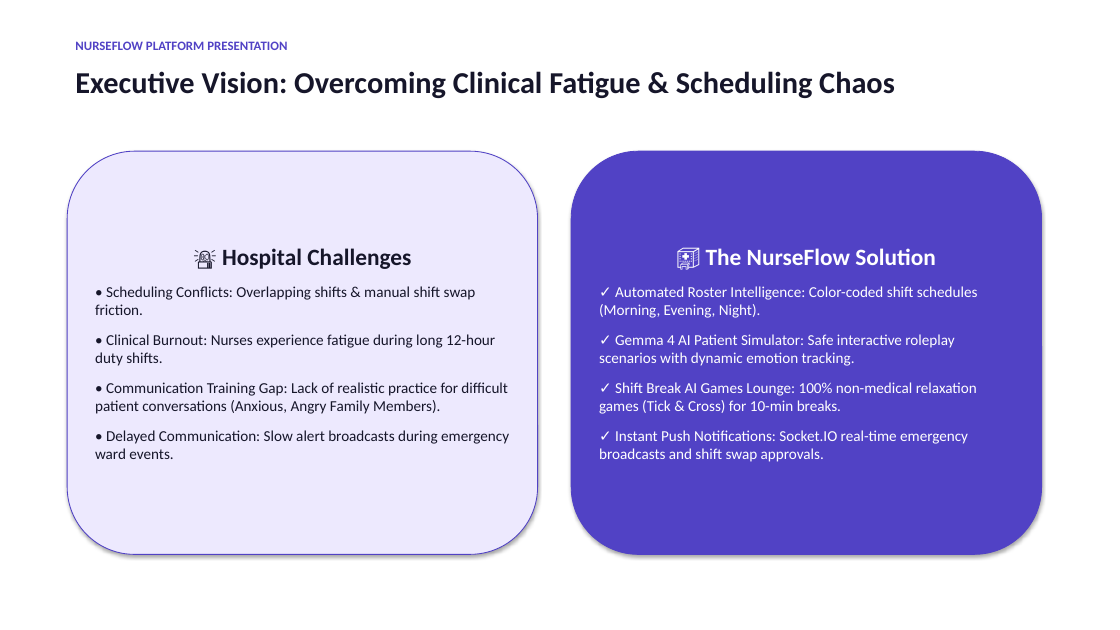
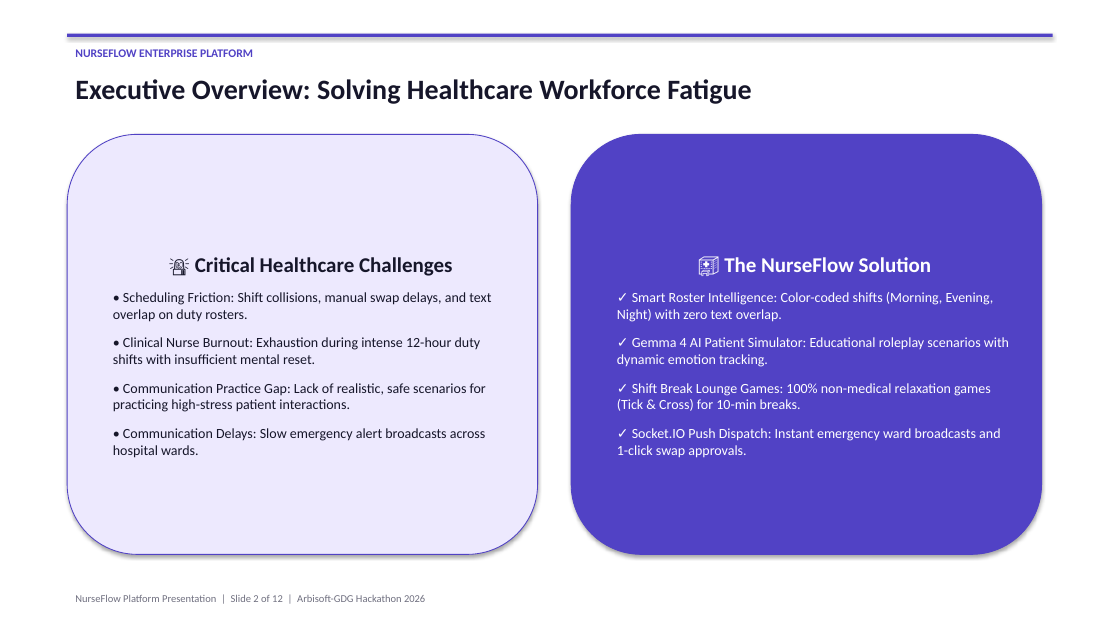
Before and after one commit to Sagheer1122/Arbisoft-GDG-Hackathon, a slide deck: slide 2 of NurseFlow_Project_Presentation.pptx. Drawn at 1120x630 pixels with LibreOffice and Linux fonts; fonts in the diff are those of the drawing. Boxes give left, top, right and bottom in pixels: in the first picture for what was removed or moved away, otherwise in the second. Text is boxed around its words. In the diff, an @@ line names an element or a change of style, - is before the commit and + after.

Commit message:
Update PowerPoint presentation with ultra-professional 12-slide layout

```diff
--- a/NurseFlow_Project_Presentation.pptx
+++ b/NurseFlow_Project_Presentation.pptx
@@ rectangle added at (x1=67, y1=34, x2=1053, y2=37), fill #5142C5 @@
@@ text at (x1=75, y1=49, x2=253, y2=57): text changed; size 11 to 10 pt @@
-NURSEFLOW PLATFORM PRESENTATION
+NURSEFLOW ENTERPRISE PLATFORM
@@ text at (x1=75, y1=79, x2=751, y2=104): text changed; size 26 to 24 pt @@
-Executive Vision: Overcoming Clinical Fatigue & Scheduling Chaos
+Executive Overview: Solving Healthcare Workforce Fatigue
@@ rounded rectangle "🚨 Critical Healthcare Challenges" resized from (x1=67, y1=151, x2=538, y2=555) to (x1=67, y1=134, x2=538, y2=555) @@
@@ rounded rectangle "🏥 The NurseFlow Solution" resized from (x1=571, y1=151, x2=1042, y2=555) to (x1=571, y1=134, x2=1042, y2=555) @@
@@ text in rounded rectangle at (x1=113, y1=257, x2=491, y2=458): text changed; size 13 to 12 pt @@
-🚨 Hospital Challenges
-• Scheduling Conflicts: Overlapping shifts & manual shift swap friction.
-• Clinical Burnout: Nurses experience fatigue during long 12-hour duty shifts.
-• Communication Training Gap: Lack of realistic practice for difficult patient conversations (Anxious, Angry Family Members).
-• Delayed Communication: Slow alert broadcasts during emergency ward events.
+🚨 Critical Healthcare Challenges
+• Scheduling Friction: Shift collisions, manual swap delays, and text overlap on duty rosters.
+• Clinical Nurse Burnout: Exhaustion during intense 12-hour duty shifts with insufficient mental reset.
+• Communication Practice Gap: Lack of realistic, safe scenarios for practicing high-stress patient interactions.
+• Communication Delays: Slow emergency alert broadcasts across hospital wards.
@@ text in rounded rectangle at (x1=724, y1=257, x2=931, y2=272): size 20 to 18 pt in "🏥 The NurseFlow Solution" @@
@@ text in rounded rectangle at (x1=617, y1=292, x2=1009, y2=458): text changed; size 13 to 12 pt @@
-✓ Automated Roster Intelligence: Color-coded shift schedules (Morning, Evening, Night).
-✓ Gemma 4 AI Patient Simulator: Safe interactive roleplay scenarios with dynamic emotion tracking.
-✓ Shift Break AI Games Lounge: 100% non-medical relaxation games (Tick & Cross) for 10-min breaks.
-✓ Instant Push Notifications: Socket.IO real-time emergency broadcasts and shift swap approvals.
+✓ Smart Roster Intelligence: Color-coded shifts (Morning, Evening, Night) with zero text overlap.
+✓ Gemma 4 AI Patient Simulator: Educational roleplay scenarios with dynamic emotion tracking.
+✓ Shift Break Lounge Games: 100% non-medical relaxation games (Tick & Cross) for 10-min breaks.
+✓ Socket.IO Push Dispatch: Instant emergency ward broadcasts and 1-click swap approvals.
@@ text added at (x1=75, y1=595, x2=425, y2=602), 9 pt, text #707080 @@
+NurseFlow Platform Presentation | Slide 2 of 12 | Arbisoft-GDG Hackathon 2026
```
Also in this commit, not shown: 6 other slides changed, 5 slides added, 3 slides removed, 1 other file.
